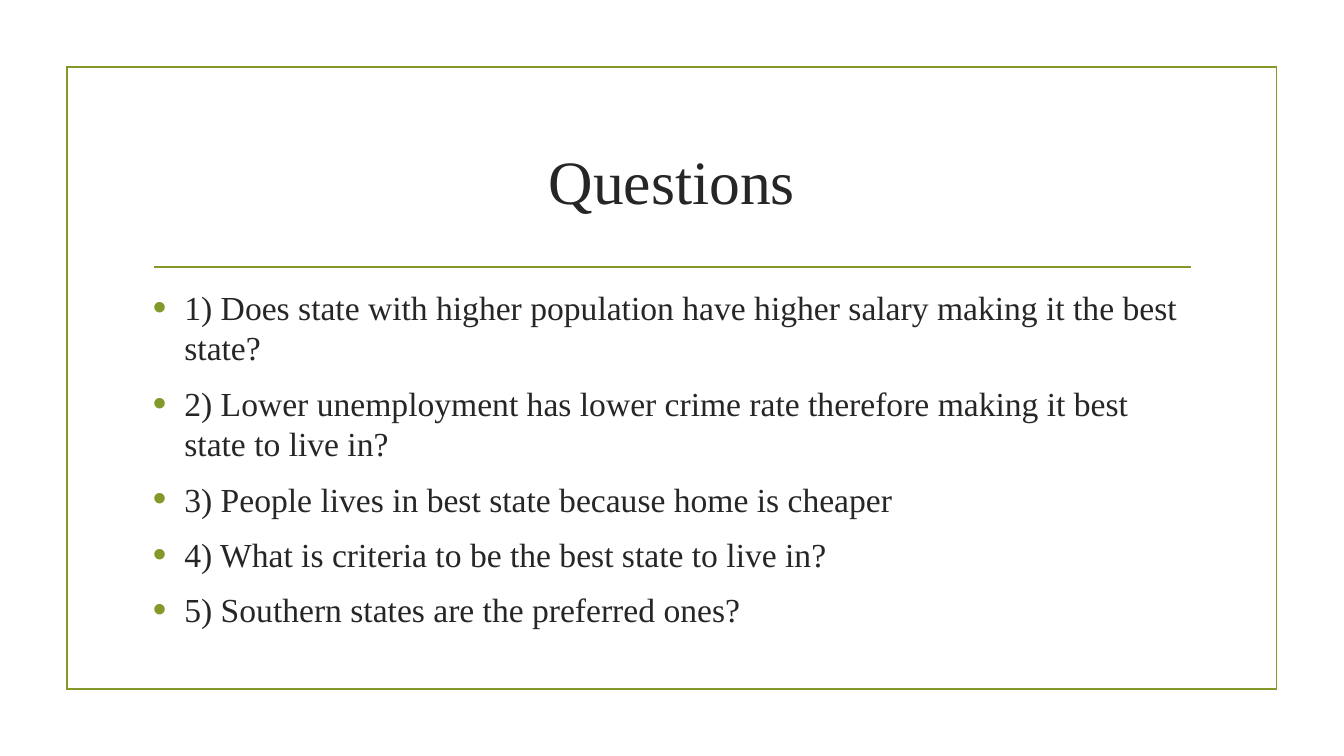
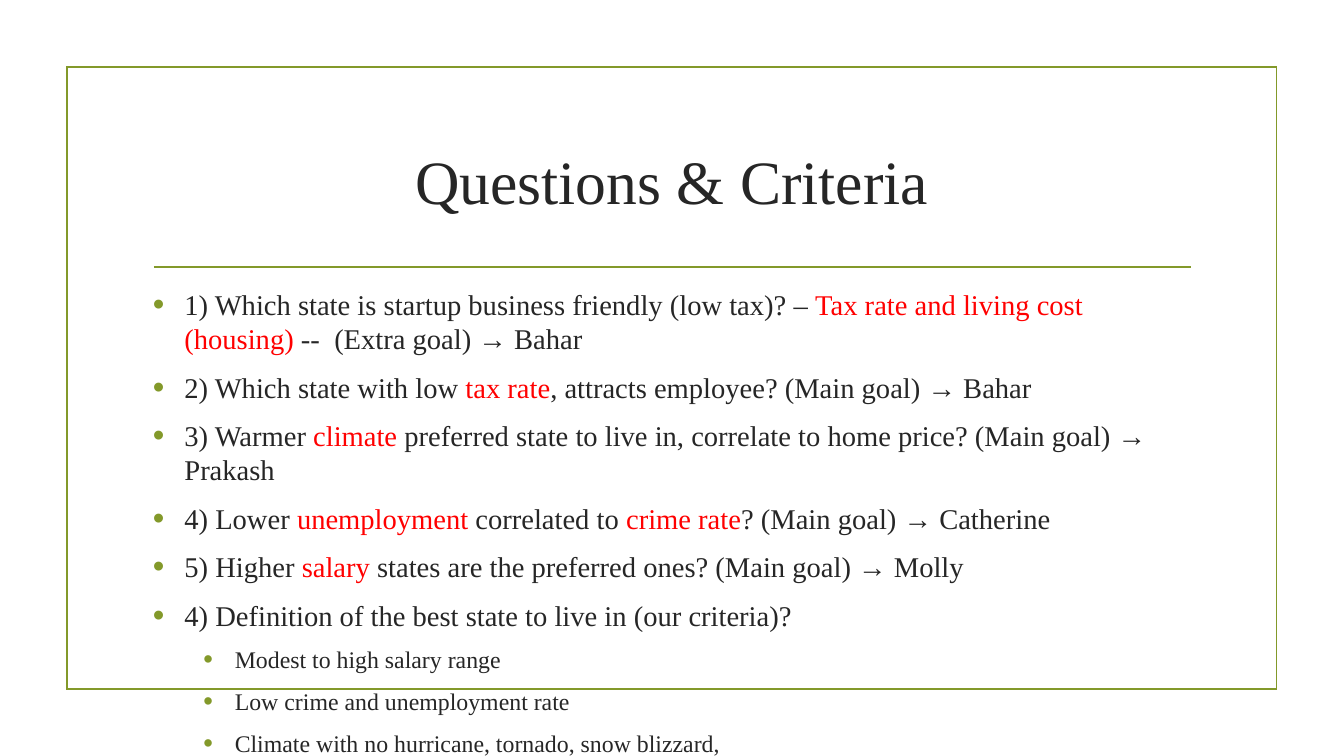
Before and after one commit to prakashbalasubramaniam/The_Incredible_Quad, a slide deck: slide 5 of Working_Presentation.pptx (slide 4 before the commit). Drawn at 1344x756 pixels with LibreOffice and Linux fonts; fonts in the diff are those of the drawing; background and template pictures are left out. Boxes give left, top, right and bottom in pixels: in the first picture for what was removed or moved away, otherwise in the second. Text is boxed around its words. In the diff, an @@ line names an element or a change of style, - is before the commit and + after.

Commit message:
Updated README.md to reflect new objective and questions. Upload Working_Presentation.pptx

```diff
--- a/Working_Presentation.pptx
+++ b/Working_Presentation.pptx
@@ title at [415,163,928,214]: text changed @@
-Questions
+Questions & Criteria
@@ text at [184,295,1111,756]: text changed; size 24 to 20.4 pt @@
-• 1) Does state with higher population have higher salary making it the best state?
-• 2) Lower unemployment has lower crime rate therefore making it best state to live in?
-• 3) People lives in best state because home is cheaper
-• 4) What is criteria to be the best state to live in?
-• 5) Southern states are the preferred ones?
+• 1) Which state is startup business friendly (low tax)? – Tax rate and living cost (housing) -- (Extra goal) → Bahar
+• 2) Which state with low tax rate, attracts employee? (Main goal) → Bahar
+• 3) Warmer climate preferred state to live in, correlate to home price? (Main goal) → Prakash
+• 4) Lower unemployment correlated to crime rate? (Main goal) → Catherine
+• 5) Higher salary states are the preferred ones? (Main goal) → Molly
+• 4) Definition of the best state to live in (our criteria)?
+  • Modest to high salary range
+  • Low crime and unemployment rate
+  • Climate with no hurricane, tornado, snow blizzard,
```
Also in this commit, not shown: 4 other slides changed, 5 slides added, 1 slide removed, 4 other files.
